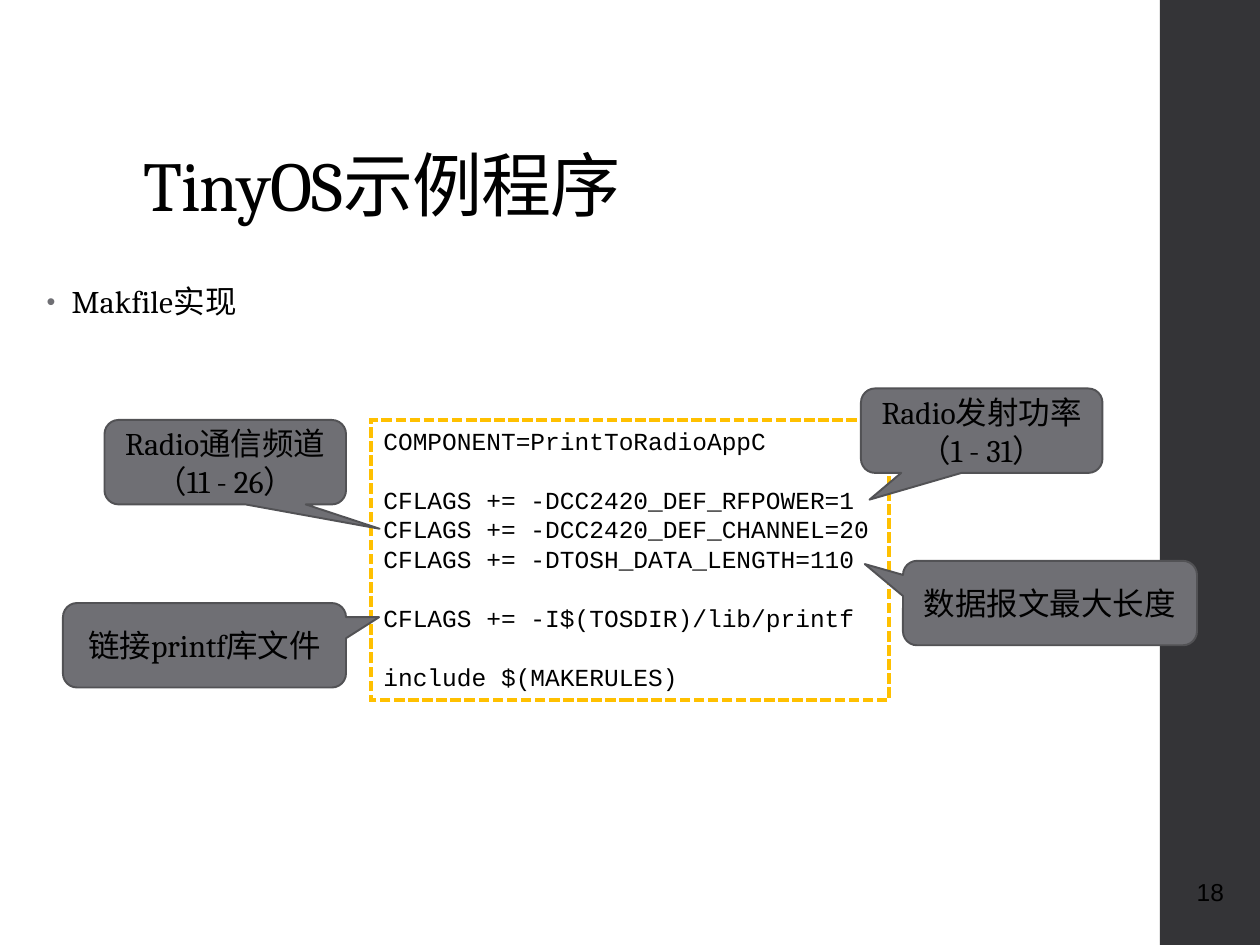
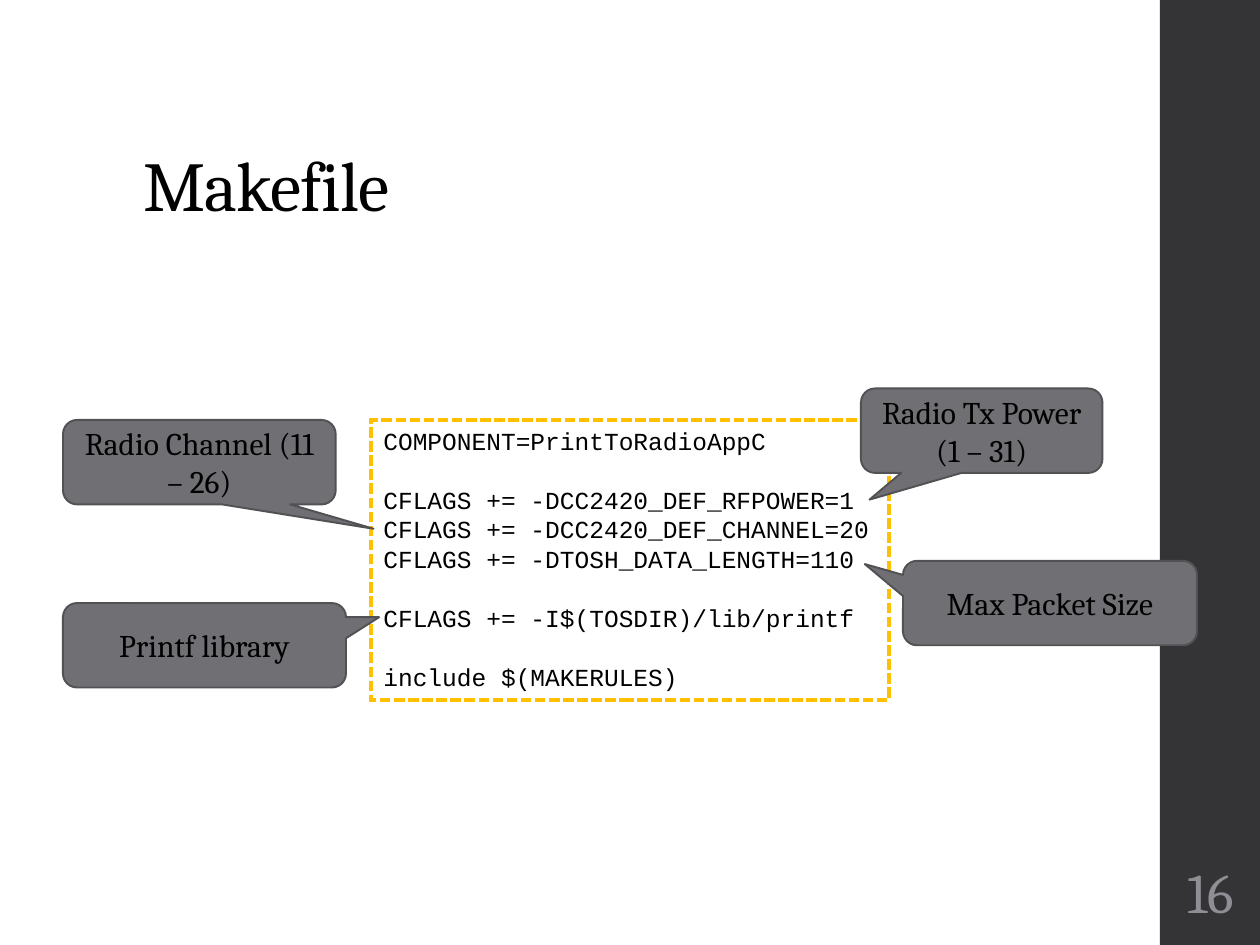
Before and after one commit to geneti/cse220_2020fall, a slide deck: slide 16 of Lectures/cse220-25-C-programming-in-IoT.pptx (slide 18 before the commit). Drawn at 1260x945 pixels with LibreOffice and Linux fonts; fonts in the diff are those of the drawing. Boxes give left, top, right and bottom in pixels: in the first picture for what was removed or moved away, otherwise in the second. Text is boxed around its words. In the diff, an @@ line names an element or a change of style, - is before the commit and + after.

```diff
--- a/Lectures/cse220-25-C-programming-in-IoT.pptx
+++ b/Lectures/cse220-25-C-programming-in-IoT.pptx
@@ title at box(143, 161, 389, 212): text changed @@
-TinyOS示例程序
+Makefile
@@ text removed at box(72, 286, 237, 316) @@
-• Makfile实现
@@ text in rounded speech box at box(882, 402, 1082, 466): text changed @@
-Radio发射功率（1 - 31）
+Radio Tx Power (1 – 31)
@@ rounded speech box "Radio Channel (11 – 26)": place and size @@
-rounded speech box "Radio Channel (11 – 26)" at box(105, 420, 346, 504)
+rounded speech box "Radio Channel (11 – 26)" at box(63, 420, 335, 504)
@@ text in rounded speech box at box(85, 433, 314, 497): text changed @@
-Radio通信频道（11 - 26）
+Radio Channel (11 – 26)
@@ text in rounded speech box at box(947, 593, 1153, 615): text changed @@
-数据报文最大长度
+Max Packet Size
@@ text in rounded speech box at box(119, 635, 290, 664): text changed @@
-链接printf库文件
+Printf library
@@ page number at box(1187, 875, 1234, 913): text changed; size 14 to 32 pt; font Arial to Cambria; text colour #000000 to #8E8E94 @@
-18
+16
```
Also in this commit, not shown: 13 other slides changed, 2 slides added, 4 slides removed, 1 other file.
